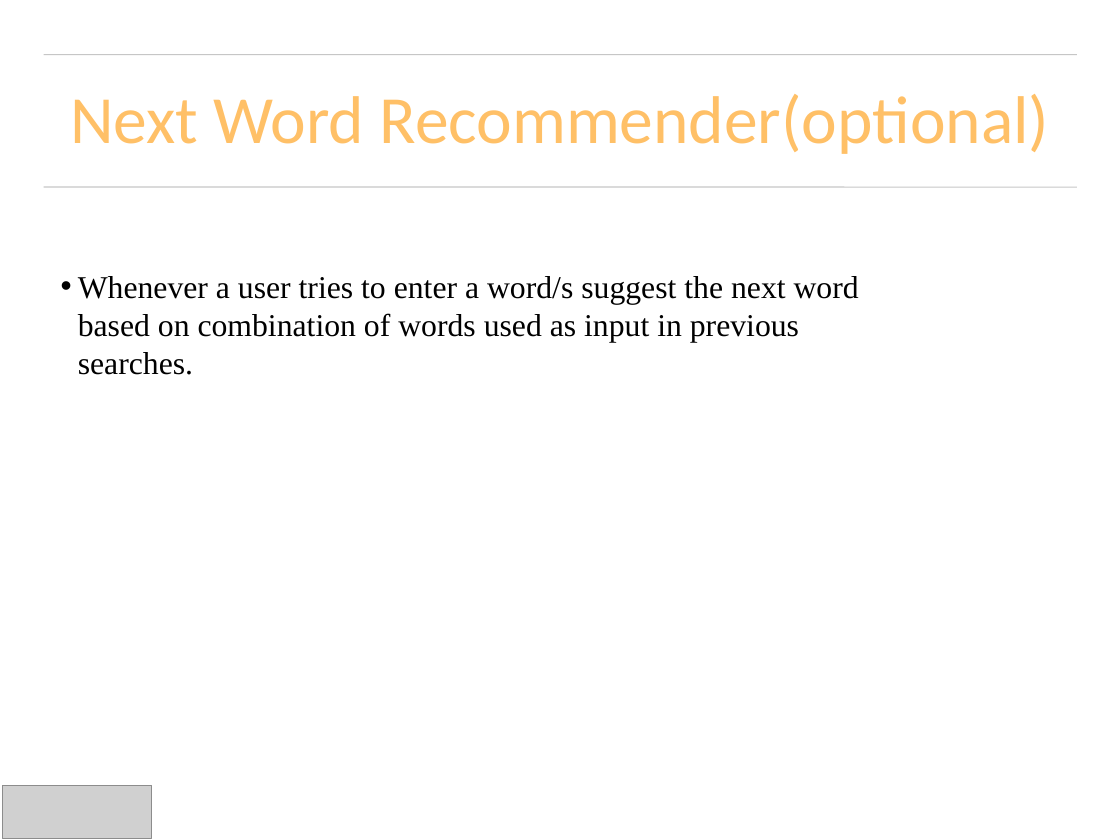
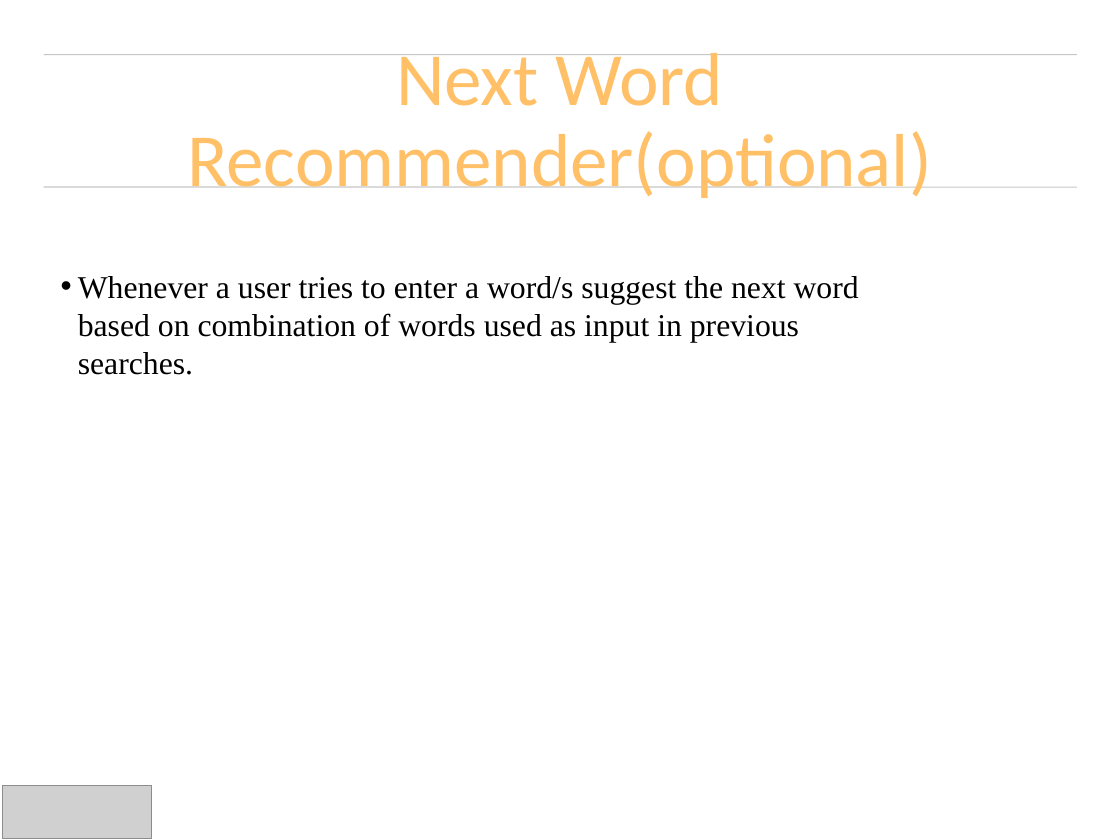
Before and after one commit to UNCG-CSE/Budget_Text_Analysis, a slide deck: slide 12 of doc/Presentations/Budget_Text_ProjectPresentation.pptx (slide 14 before the commit). Drawn at 1120x840 pixels with LibreOffice and Linux fonts; fonts in the diff are those of the drawing; grey boxes stand for pictures. Boxes give left, top, right and bottom in pixels: in the first picture for what was removed or moved away, otherwise in the second. Text is boxed around its words. In the diff, an @@ line names an element or a change of style, - is before the commit and + after.

Commit message:
Updated Presentation files

```diff
--- a/doc/Presentations/Budget_Text_ProjectPresentation.pptx
+++ b/doc/Presentations/Budget_Text_ProjectPresentation.pptx
@@ title "Next Word Recommender(optional)" at (187, 53, 932, 198): size 61.7 to 68.6 pt @@
```
Also in this commit, not shown: 2 slides removed, 2 other files.
